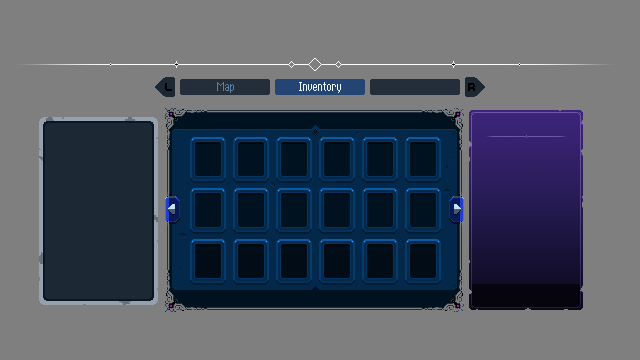
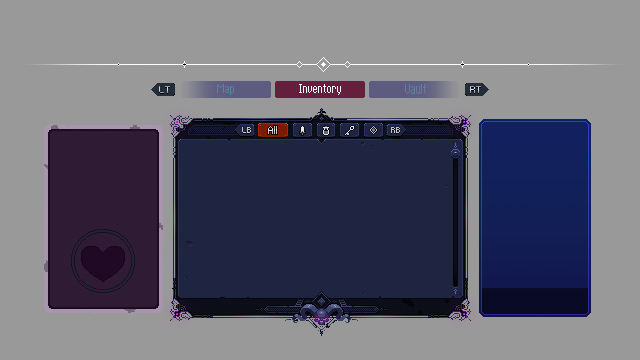
Before/after of a (640, 360) layered artwork. What changed in the layer stack:
painted on "separator" over [10, 57, 629, 72]
removed layer "L_0" over [155, 77, 175, 97]
removed layer "R_0" over [465, 77, 485, 97]
added layer "previous_menu_0" above "next_menu_1" over [151, 83, 175, 96]
added layer "next_menu_0" above "navigator" over [465, 83, 489, 96]
renamed "page_navigator" to "navigator", painted on it over [180, 79, 460, 98]
painted on "item_description_panel" over [469, 110, 591, 317]
removed layer "inventory_previous_page_1" over [165, 192, 180, 226]
removed layer "inventory_previous_page_0" over [165, 192, 180, 226]
removed layer "inventory_next_page_1" over [449, 192, 464, 226]
removed layer "inventory_next_page_0" over [449, 192, 464, 226]
added layer "item_filter_all" above "item_filter_weapons" over [258, 123, 288, 138]
added layer "scrollbar_head" above "scrollbar_body" over [451, 142, 460, 294]
added layer "scrollbar_body" above "item_filter_previous_1" over [453, 148, 461, 288]
added layer "item_filter_previous_0" above "item_filter_next_1" over [235, 124, 254, 137]
added layer "item_filter_next_0" above "inventory_panel" over [387, 124, 406, 137]
painted on "inventory_panel" over [160, 105, 476, 336]
painted on "profile_panel" over [39, 117, 163, 313]
"background": opacity 50% → 40% over [0, 0, 640, 360]
